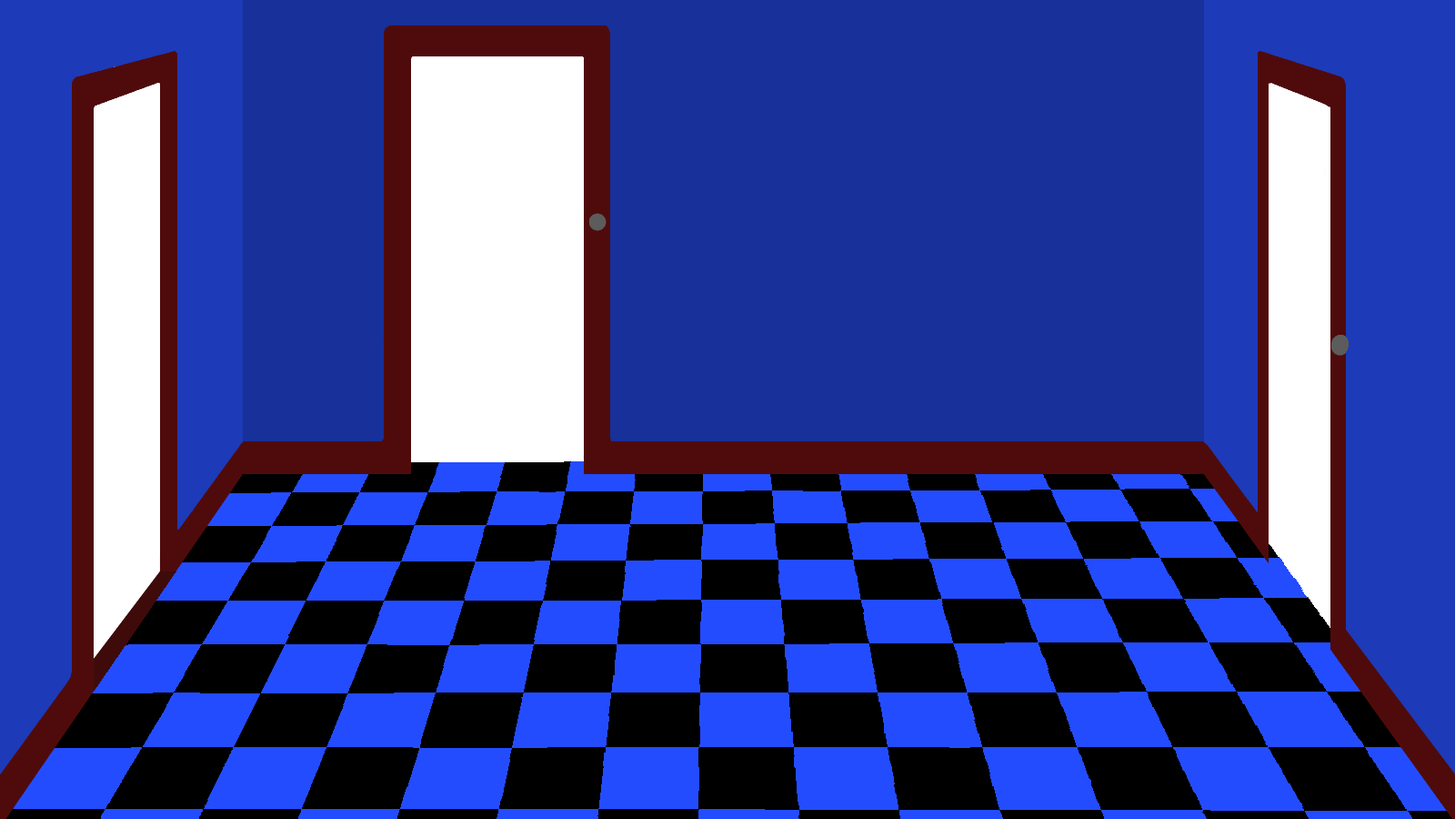
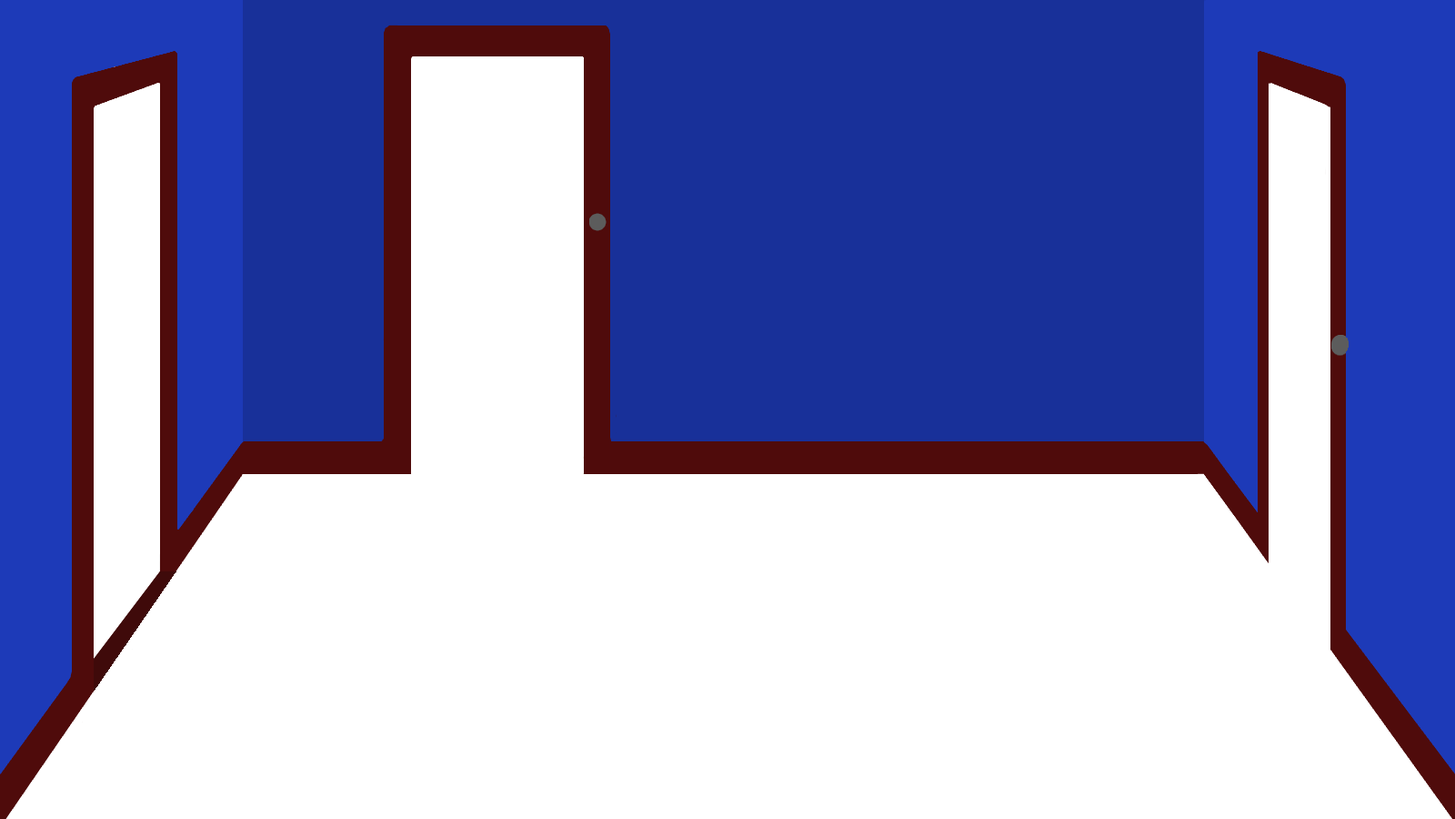
Two versions of the same layered image (1455 x 819). Layer-by-layer changes:
renamed "Transformation" to "Floor", hid it over box(5, 461, 1453, 819)
renamed "doodles #3" to "Walls", painted on it over box(5, 461, 1453, 819)
